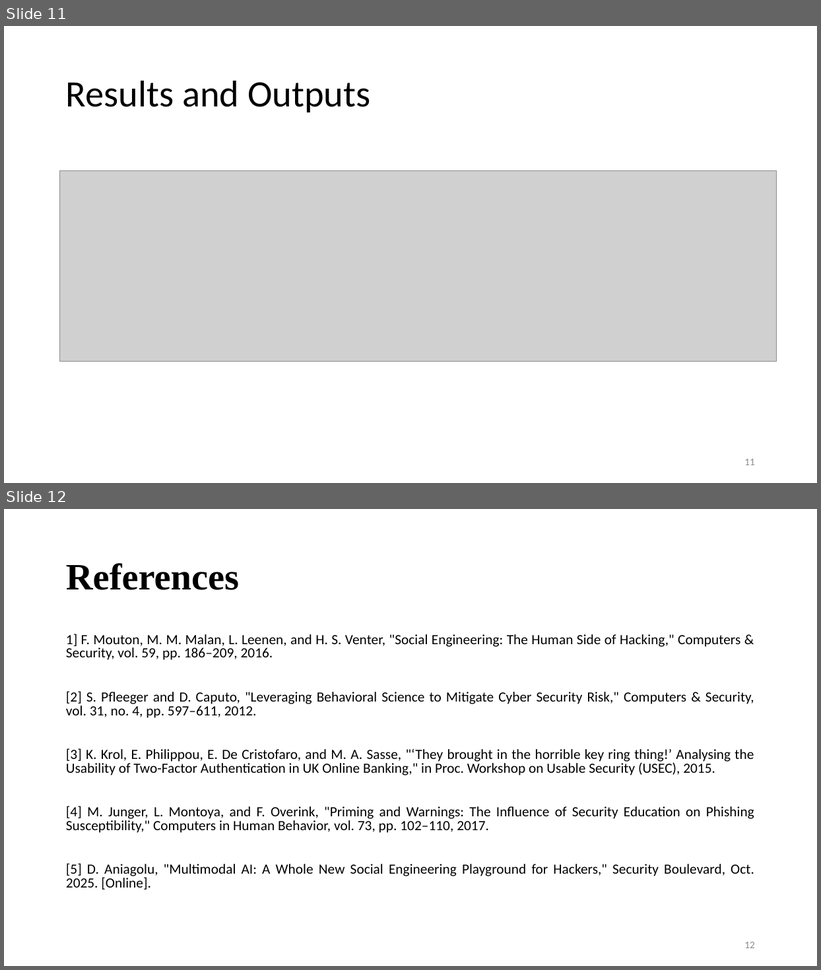
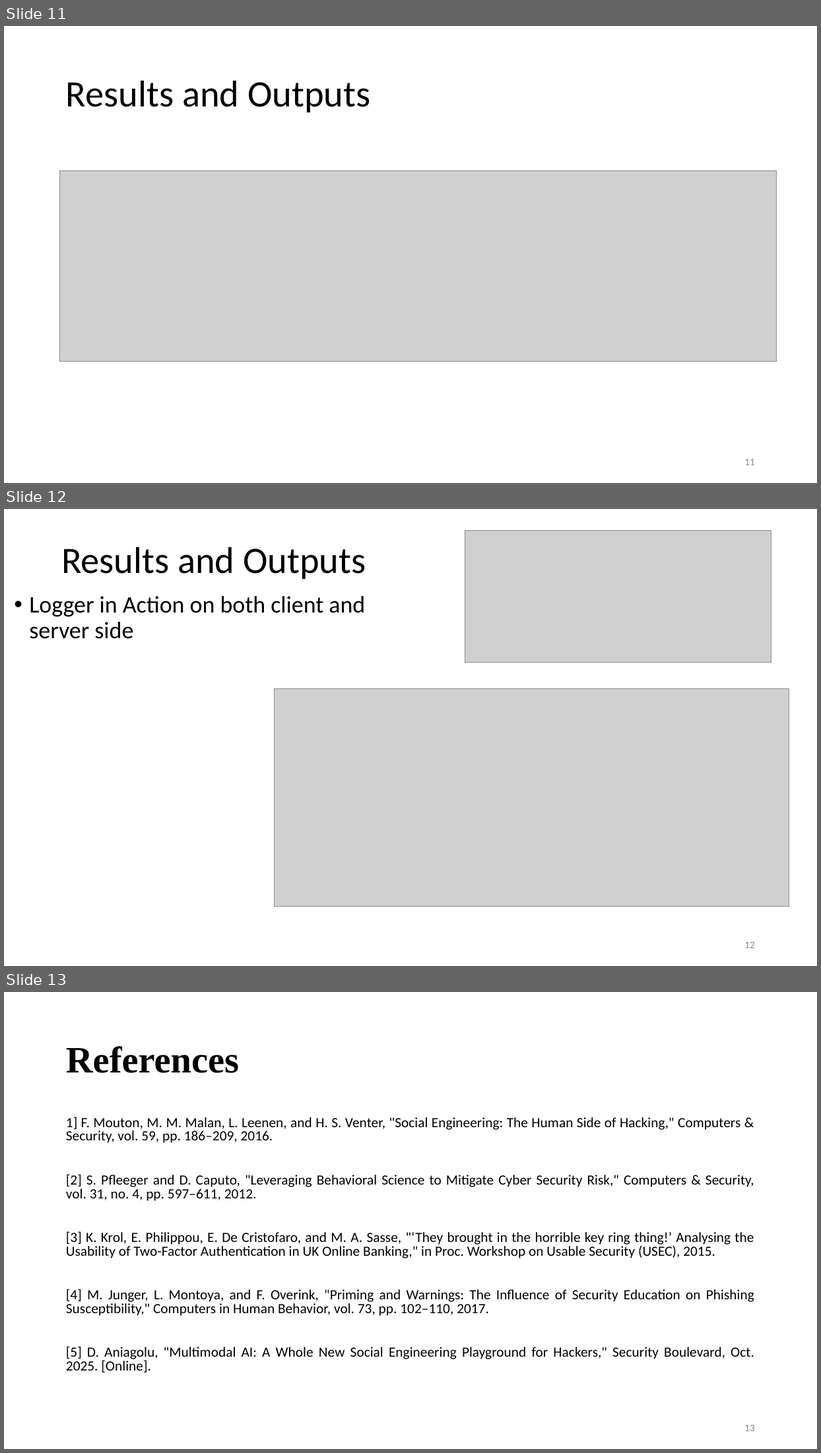
Before and after one commit to sidnvt/SEK, a slide deck: Social Engineering - A Chained, Potent attack vector.pptx. Shown one above the other, each under a label of ours: slides 11 and 12 before the commit, slides 11, 12 and 13 after it. The pictures are 821x970 and 821x1453 pixels, drawn with LibreOffice and Linux fonts; fonts in the diff are those of the drawing; grey boxes stand for pictures; background and template pictures are left out. Boxes give left, top, right and bottom in pixels: in the first picture for what was removed or moved away, otherwise in the second. Text is boxed around its words. In the diff, an @@ line names an element or a change of style, - is before the commit and + after.

```diff
--- a/Social Engineering - A Chained, Potent attack vector.pptx
+++ b/Social Engineering - A Chained, Potent attack vector.pptx
@@ slide 12 added at box(4, 509, 817, 966), background picture (left out) @@
@@ title added at box(61, 547, 366, 579), 44 pt, text #000000 @@
+Results and Outputs
@@ picture added at box(465, 530, 772, 663) @@
@@ text added at box(29, 596, 365, 639), 28 pt, text #000000 @@
+• Logger in Action on both client and server side
@@ picture added at box(274, 689, 789, 907) @@
@@ page number added at box(745, 942, 755, 949), 12 pt, text #8C8C8C @@
+12
@@ what was slide 12 is now slide 13 @@
@@ page number at box(745, 1425, 755, 1432): text changed @@
-12
+13
```
